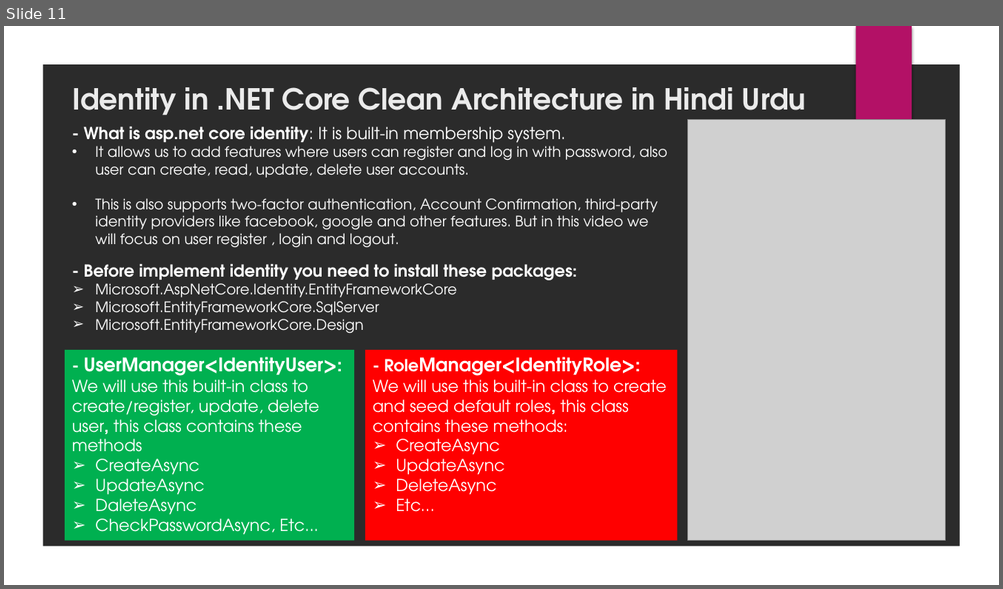
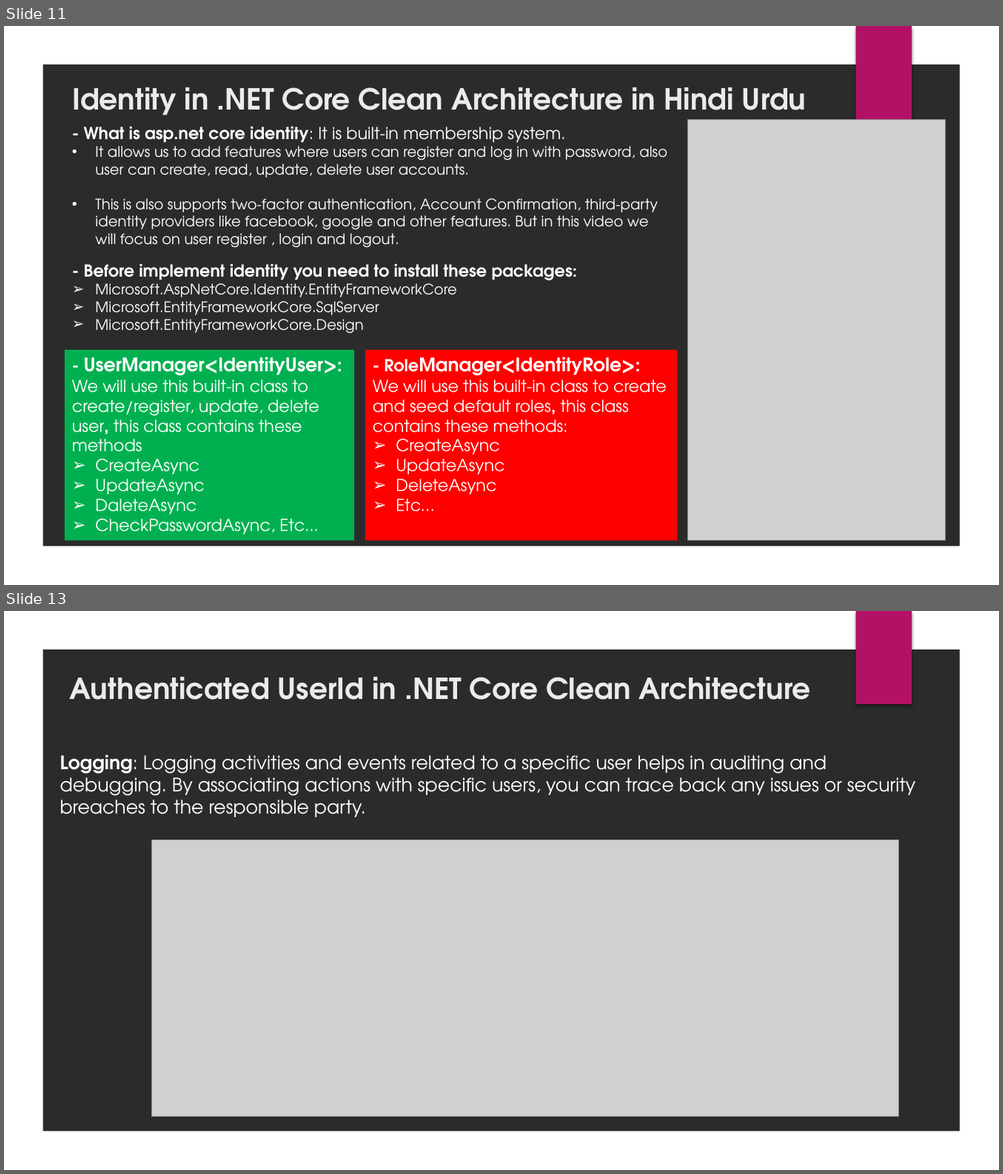
Before and after one commit to huzaifa21718/CleanArchitecture_DotNet6, a slide deck: Slides/NET 6 Clean Architecture.pptx. Shown one above the other, each under a label of ours: slide 11 before the commit, slides 11 and 13 after it; the slides between them are not shown. The pictures are 1003x589 and 1003x1174 pixels, drawn with LibreOffice and Linux fonts; fonts in the diff are those of the drawing; grey boxes stand for pictures; background and template pictures are left out; a plain dark background stands for a picture behind light text. Boxes give left, top, right and bottom in pixels: in the first picture for what was removed or moved away, otherwise in the second. Text is boxed around its words. In the diff, an @@ line names an element or a change of style, - is before the commit and + after.

Commit message:
authenticated user Id

```diff
--- a/Slides/NET 6 Clean Architecture.pptx
+++ b/Slides/NET 6 Clean Architecture.pptx
@@ slide 13 added at (x1=4, y1=611, x2=999, y2=1170), background picture (left out); not listed: 2 template elements that a slide beside it also shows @@
@@ title added at (x1=70, y1=677, x2=811, y2=700), 28 pt, text #EBEBEB, bold @@
+Authenticated UserId in .NET Core Clean Architecture
@@ text added at (x1=60, y1=755, x2=915, y2=817), 18 pt, text #FFFFFF @@
+Logging: Logging activities and events related to a specific user helps in auditing and debugging. By associating actions with specific users, you can trace back any issues or security breaches to the responsible party.
@@ picture added at (x1=152, y1=840, x2=899, y2=1117) @@
```
Also in this commit, not shown: 1 slide changed, 8 other files.
